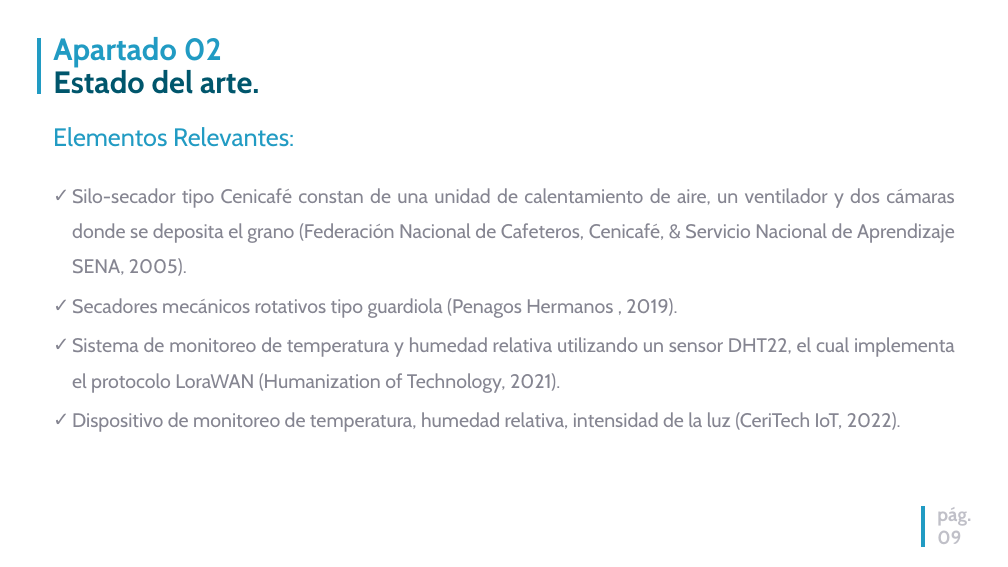
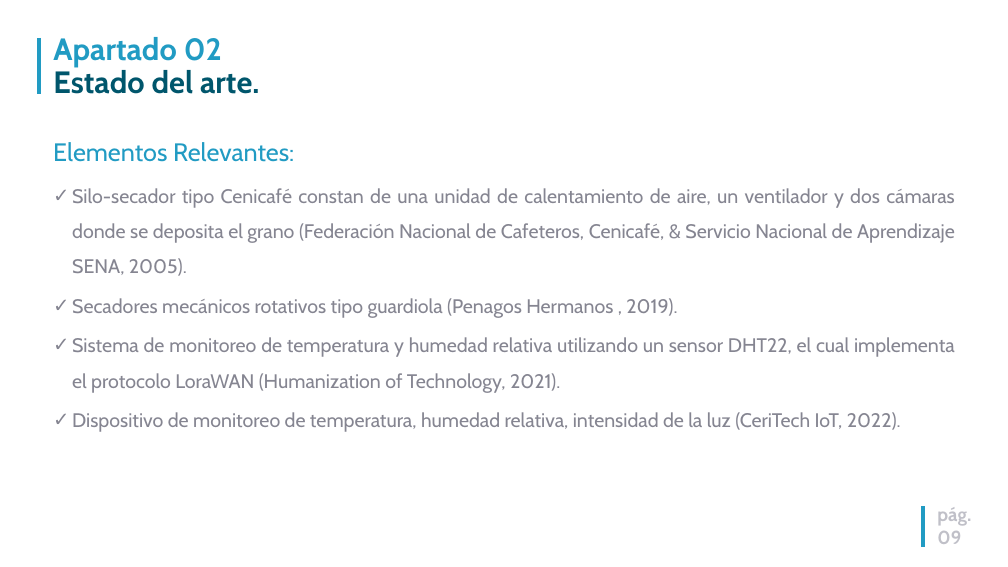
Before and after one commit to hjestrada/TFM_UNIR, a slide deck: slide 9 of DOCUMENTACION/DefensaTFM_Registro remoto de variables asociadas al proceso de secado de café basado en IoT.ppt. Drawn at 1008x567 pixels with LibreOffice and Linux fonts; fonts in the diff are those of the drawing; background and template pictures are left out. Boxes give left, top, right and bottom in pixels: in the first picture for what was removed or moved away, otherwise in the second. Text is boxed around its words. In the diff, an @@ line names an element or a change of style, - is before the commit and + after.

```diff
--- a/DOCUMENTACION/DefensaTFM_Registro remoto de variables asociadas al proceso de secado de café basado en IoT.ppt
+++ b/DOCUMENTACION/DefensaTFM_Registro remoto de variables asociadas al proceso de secado de café basado en IoT.ppt
@@ text "Elementos Relevantes:": place and size @@
-text "Elementos Relevantes:" at <box>53,127,294,147</box>
+text "Elementos Relevantes:" at <box>53,142,294,162</box>
```
Also in this commit, not shown: 1 other slide changed, 5 slides added.
